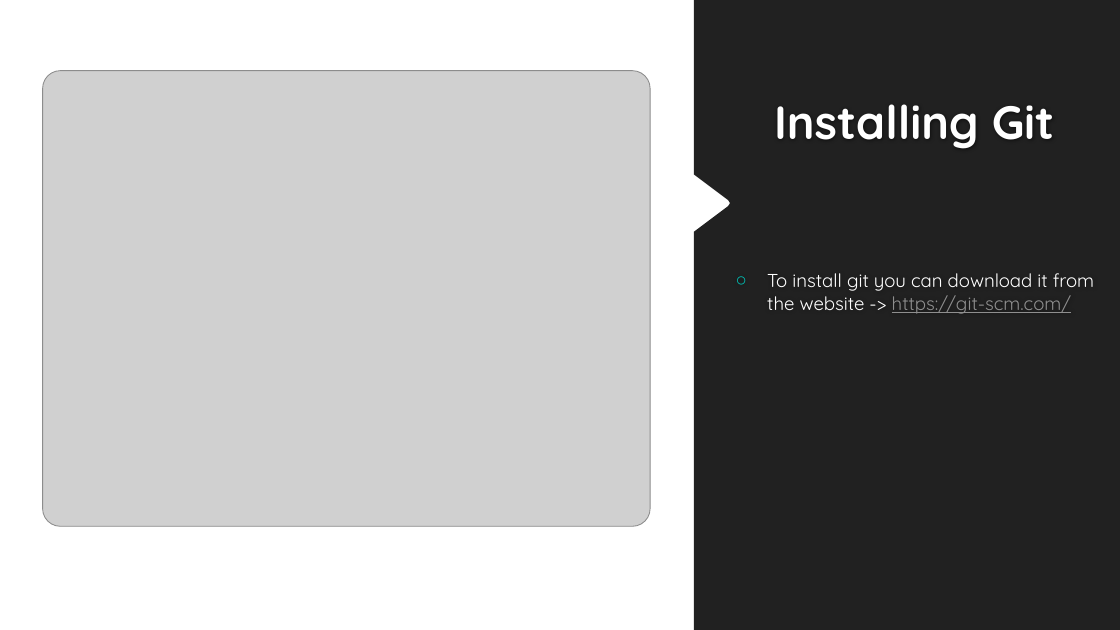
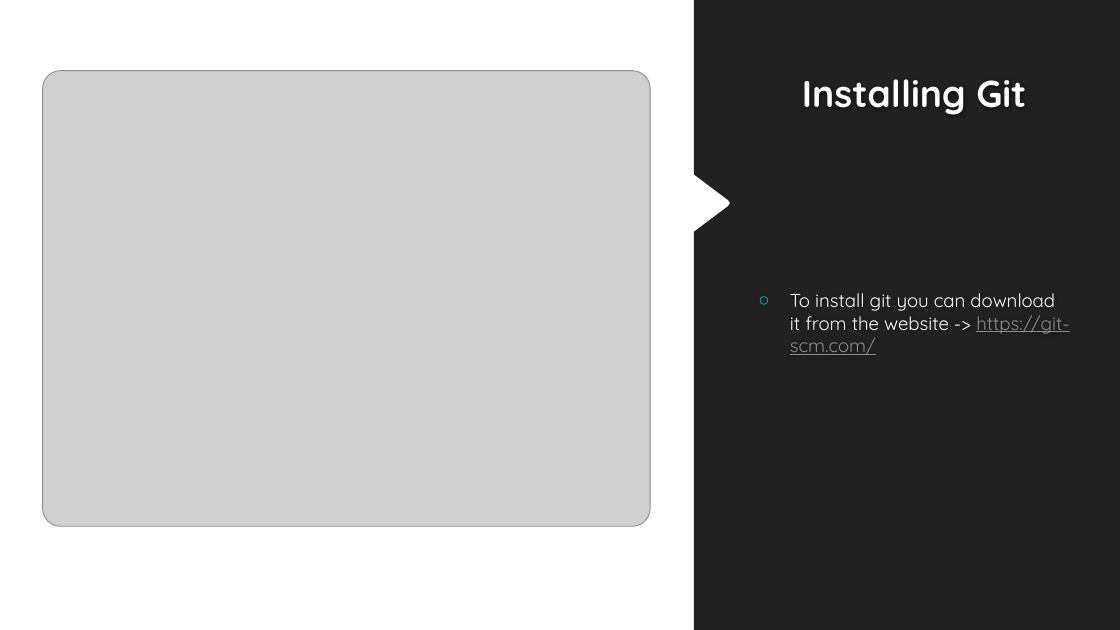
Before and after one commit to UWIComputingSociety-sta/UWICS_GitHub_Intro, a slide deck: slide 5 of UWICS_Git.pptx. Drawn at 1120x630 pixels with LibreOffice and Linux fonts; fonts in the diff are those of the drawing; grey boxes stand for pictures; background and template pictures are left out. Boxes give left, top, right and bottom in pixels: in the first picture for what was removed or moved away, otherwise in the second. Text is boxed around its words. In the diff, an @@ line names an element or a change of style, - is before the commit and + after.

```diff
--- a/UWICS_Git.pptx
+++ b/UWICS_Git.pptx
@@ title "Installing Git" at [802,79,1026,115]: size 40 to 32 pt; line spacing 0.9 to 1 @@
@@ text "To install git you can ..." rewrapped from [767,273,1094,314] to [790,293,1069,355] @@
```
Also in this commit, not shown: 11 other slides changed, 2 slides added.
